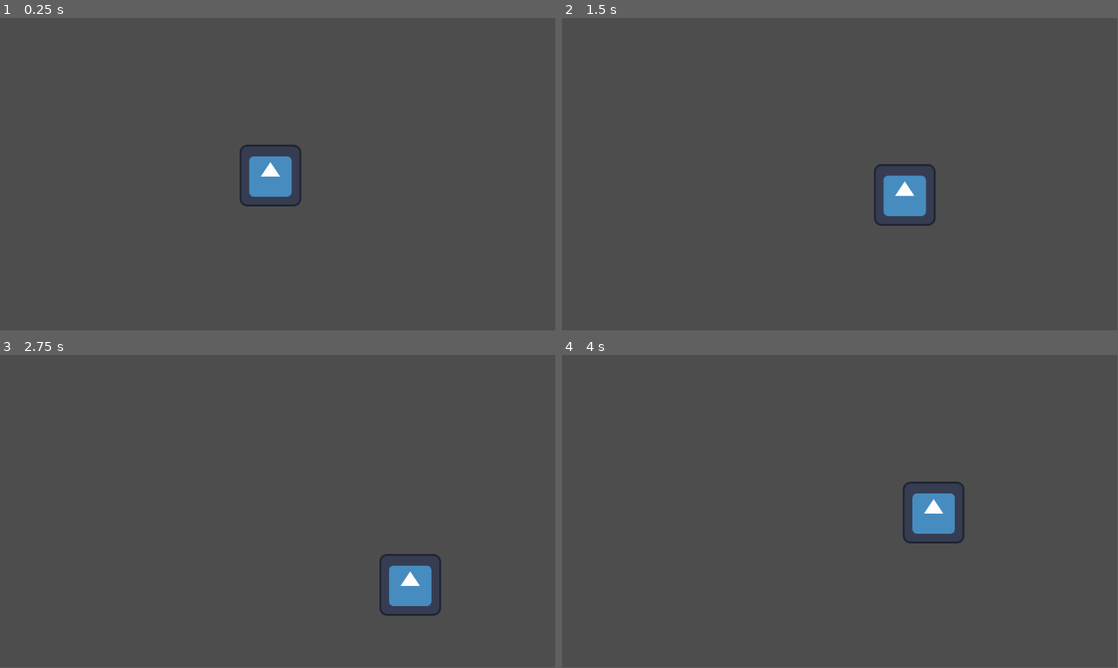
Above: before the commit, frames 1-4 (two rows, left to right).
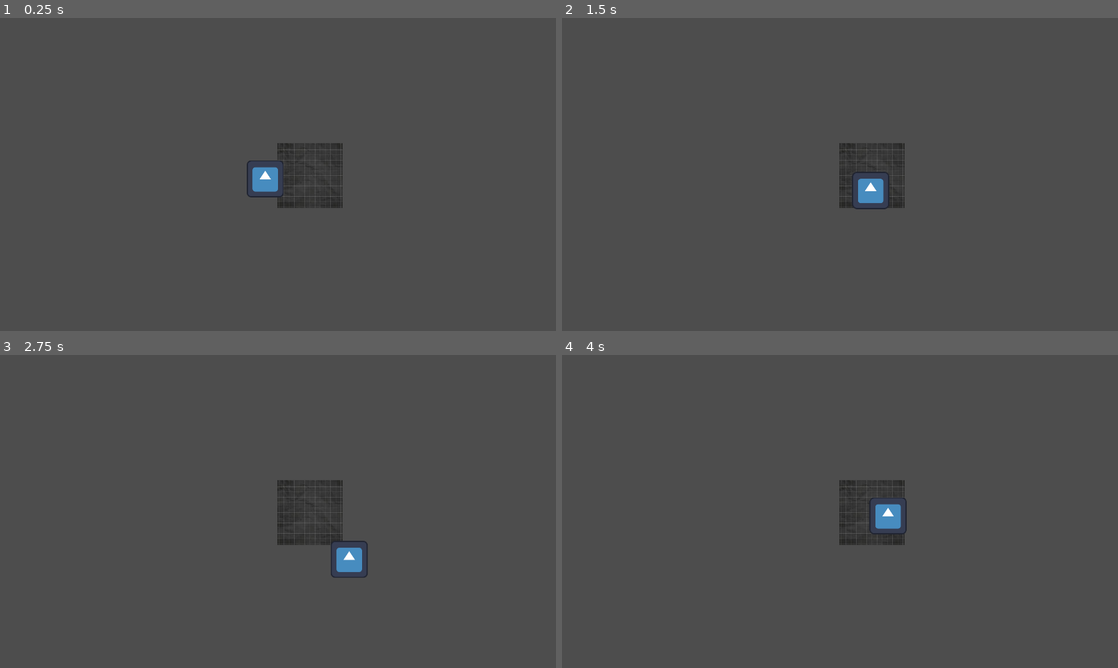
Above: after the commit, the same moments.

Repository: Ava-TU/EGD-FlatGame
Game: Godot game, scene res://Scenes/Main.tscn
Two runs of this game, one before a commit and one after it. Both use one fixed random seed, a clock stepped at 60 frames per second and the inputs below. The engine's default icon, where the game draws it, is replaced by a stand-in: a white triangle on a blue panel in a dark square.
Inputs:
- Up to frame 1 (0.25 s): no input
- Up to frame 2 (1.5 s): tap Enter at 0.5 s; hold D (Right) 0.53-1.28 s; hold S (Down) from 1.28 s (still down)
- Up to frame 3 (2.75 s): release S (Down) at 2.03 s; hold D (Right) from 2.03 s (still down)
- Up to frame 4 (4 s): release D (Right) at 2.78 s; hold W (Up) 2.78-3.53 s; hold A (Left) from 3.53 s (still down)
In our replay, the window is 799x449 before the commit and 800x450 after it. These sizes can differ from the game's own. Grey fills any space a smaller window leaves; there, only what the larger window draws over its background counts as a difference.

The runs differ from the first frame. In frame 1, 1.8% of the frame differs, in the area x 43-62%, y 40-61%; in frame 2, 2.3%; in frame 3, 2.7%, in the area x 49-80%, y 40-84%; in frame 4, 2.5%.

Commit message:
trying out backgrounds

Diff:
--- a/egd-flat-game/Scenes/Main.tscn
+++ b/egd-flat-game/Scenes/Main.tscn
@@ -2,14 +2,22 @@
 
 [ext_resource type="Script" uid="uid://hefypydnccmq" path="res://Scripts/Player.gd" id="1_idj7w"]
 [ext_resource type="Texture2D" uid="uid://blf2yr3e3x1vo" path="res://icon.svg" id="1_r150o"]
+[ext_resource type="Texture2D" uid="uid://e171u74rkqqh" path="res://BG/BlackPaperGB.jpg" id="3_kln2b"]
 
 [sub_resource type="RectangleShape2D" id="RectangleShape2D_r150o"]
 size = Vector2(126, 127)
 
 [node name="Node2D" type="Node2D" unique_id=2035813038]
 
+[node name="Sprite2D" type="Sprite2D" parent="." unique_id=485957019]
+texture_repeat = 2
+position = Vector2(1070, 544)
+texture = ExtResource("3_kln2b")
+region_enabled = true
+region_rect = Rect2(0, 0, 225, 225)
+
 [node name="CharacterBody2D" type="CharacterBody2D" parent="." unique_id=1942139395]
-position = Vector2(561, 327)
+position = Vector2(916, 555)
 script = ExtResource("1_idj7w")
 
 [node name="Sprite2D" type="Sprite2D" parent="CharacterBody2D" unique_id=1701292336]
--- a/egd-flat-game/Scripts/Player.gd
+++ b/egd-flat-game/Scripts/Player.gd
@@ -6,6 +6,6 @@
 	var input_direction = Input.get_vector("Left", "Right", "Up", "Down")
 	velocity = input_direction * speed
 
-func _physics_process(delta: float) -> void:
+func _physics_process(_delta):
 	get_input()
 	move_and_slide()
--- a/egd-flat-game/project.godot
+++ b/egd-flat-game/project.godot
@@ -14,6 +14,12 @@
 run/main_scene="uid://c002y48vdofbp"
 config/features=PackedStringArray("4.6", "Forward Plus")
 config/icon="res://icon.svg"
+
+[display]
+
+window/size/viewport_width=1920
+window/size/viewport_height=1080
+window/stretch/mode="viewport"
 
 [input]
 
Binary file added: egd-flat-game/BG/BlackPaperGB.jpg
Not shown, added: egd-flat-game/BG/BlackPaperGB.jpg.import
Binary file added: egd-flat-game/BG/BlackPaperGB2.jpg
Not shown, added: egd-flat-game/BG/BlackPaperGB2.jpg.import
